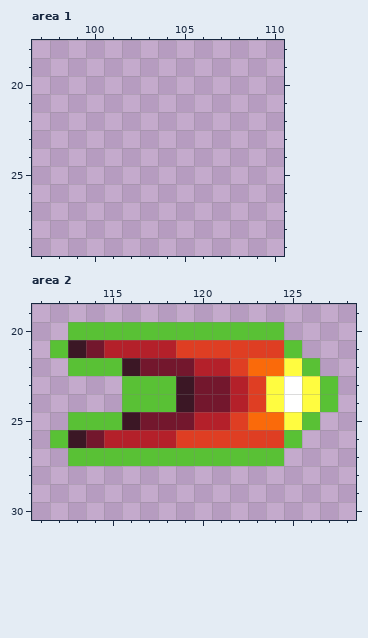
Two versions of one pixel-art file, art/sketchpad.aseprite. Above is the file before it was changed.
176x176 pixels, 1 frame. Shown: area 1: x 97..110, y 18..29; area 2: x 111..128, y 19..30. The commit also changed other parts of the picture, which this record leaves out.
New version:
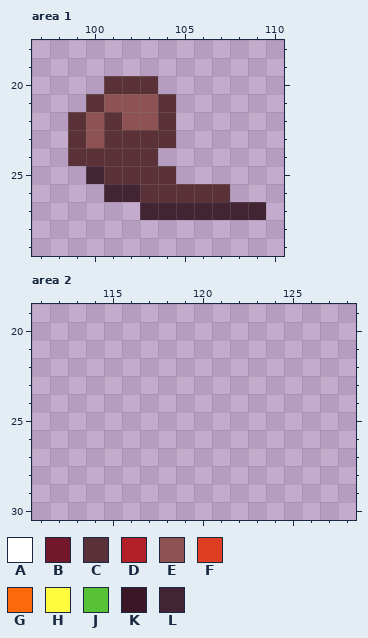
Palette (. is transparent): A #ffffff  B #73172d  C #5b3138  D #b4202a  E #8e5252  F #df3e23  G #fa6a0a  H #fffc40  J #59c135  K #3b1725  L #422433
Changes in this commit:
Area 1, layer "Layer 1":
y 20: x 101..103 ... -> CCC
y 21: x 100..104 ..... -> CEEEC
y 22: x 99..104 ...... -> CECEEC
y 23: x 99..104 ...... -> CECCCC
y 24: x 99..103 ..... -> CCCCC
y 25: x 100..104 ..... -> LCCCC
y 26: x 101..107 ....... -> LLCCCCC
y 27: x 103..109 ....... -> LLLLLLL
Area 2, layer "Layer 1":
y 20: x 113..124 JJJJJJJJJJJJ -> ............
y 21: x 112..125 JKBDDDDFFFFFFJ -> ..............
y 22: x 113..126 JJJKBBBDDFGGHJ -> ..............
y 23..24: x 116..127 JJJKBBDFHAHJ -> ............
y 25: x 113..126 JJJKBBBDDFGGHJ -> ..............
y 26: x 112..125 JKBDDDDFFFFFFJ -> ..............
y 27: x 113..124 JJJJJJJJJJJJ -> ............
